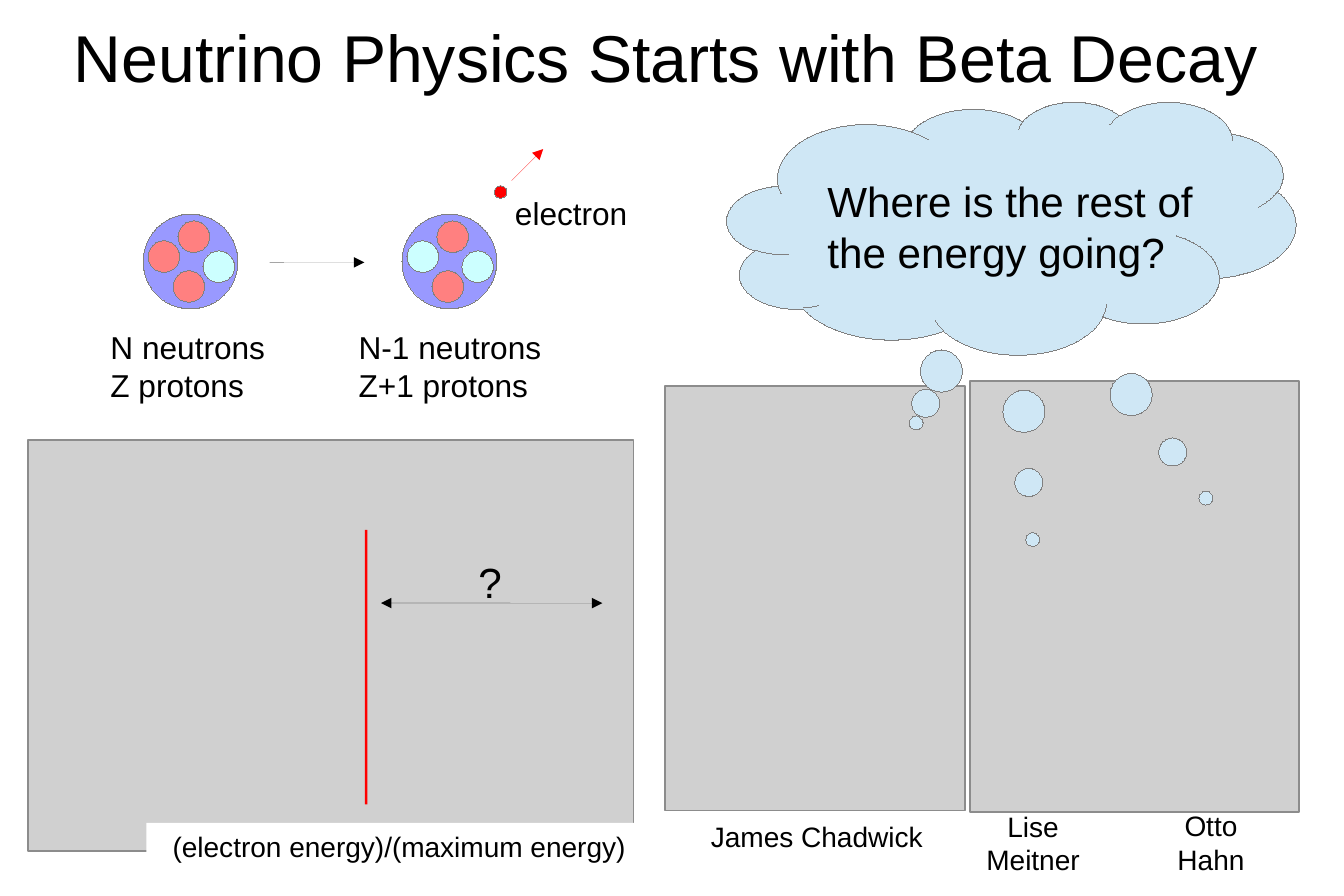
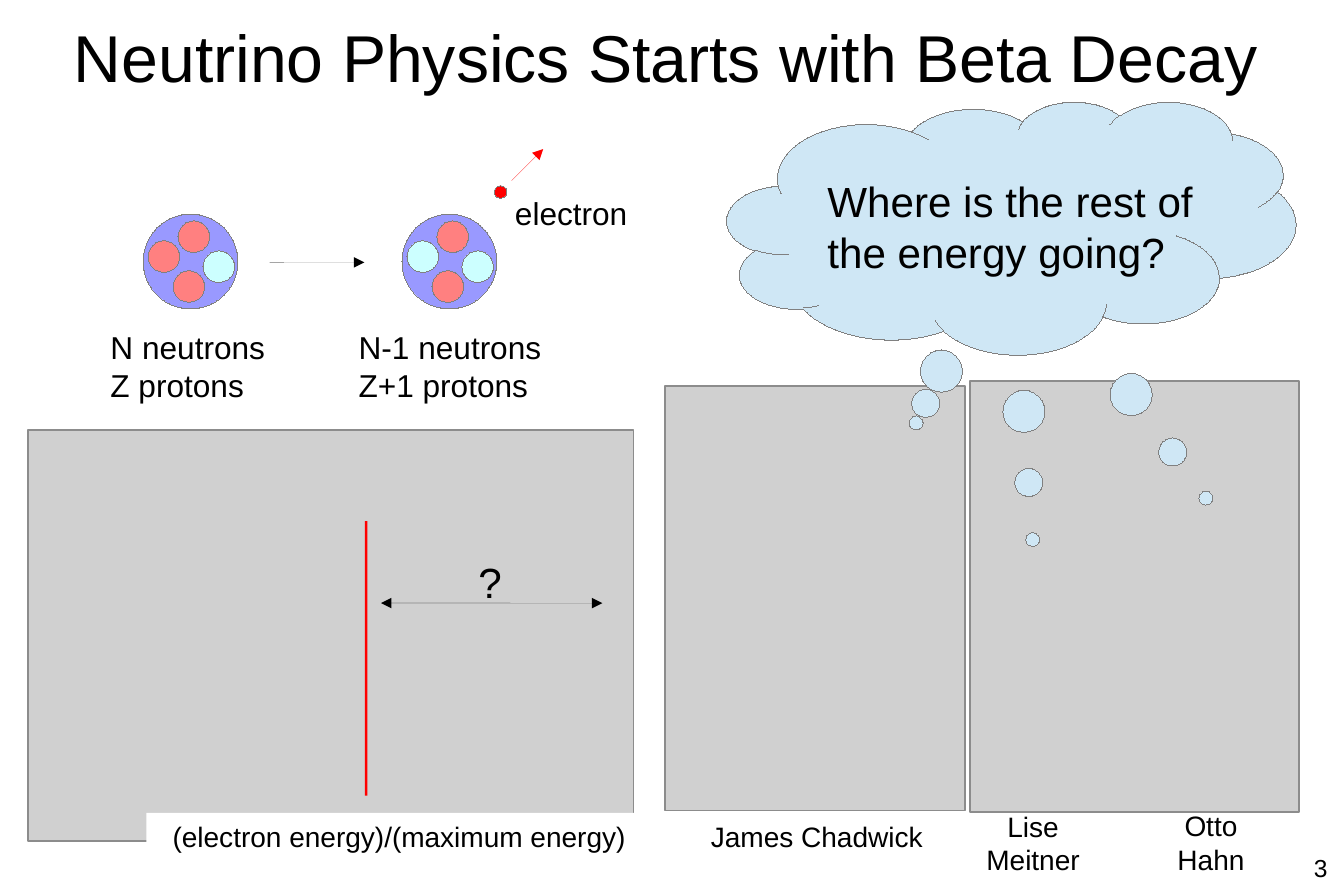
Before and after one commit to steveherrin/PhDThesis, a slide deck: slide 3 of Defense Presentation/Herrin-20130524-PhDDefense.odp. Drawn at 1344x896 pixels with LibreOffice and Linux fonts; fonts in the diff are those of the drawing; grey boxes stand for pictures. Boxes give left, top, right and bottom in pixels: in the first picture for what was removed or moved away, otherwise in the second. Text is boxed around its words. In the diff, an @@ line names an element or a change of style, - is before the commit and + after.

Commit message:
Another neutrino physics slide.

```diff
--- a/Defense Presentation/Herrin-20130524-PhDDefense.odp
+++ b/Defense Presentation/Herrin-20130524-PhDDefense.odp
@@ 1 picture, 1 rectangle, 1 line: place and size @@
-1 picture, 1 rectangle, 1 line at [28,440,652,864]
+1 picture, 1 rectangle, 1 line at [28,430,652,853]
@@ page number added at [1314,860,1328,878], 14 pt, text #000000 @@
+3
```
Also in this commit, not shown: 1 other slide changed, 2 slides added.
